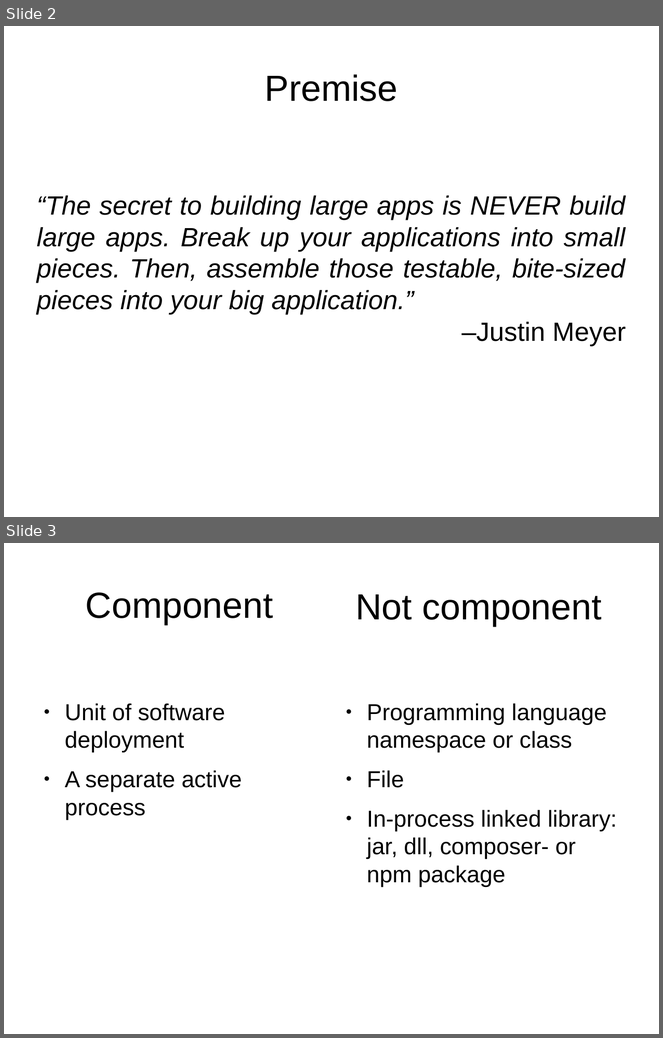
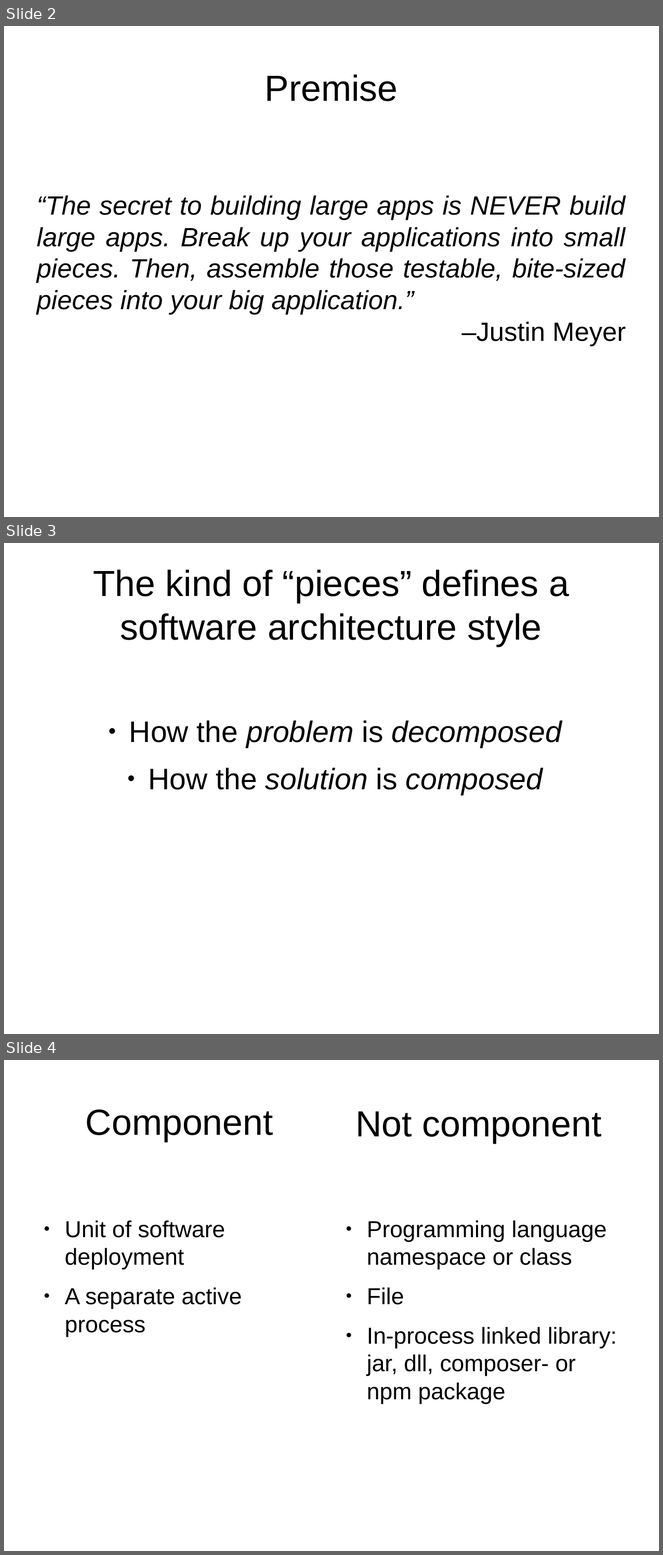
Before and after one commit to ikr/json-schema-for-http-apis, a slide deck: slides.odp. Shown one above the other, each under a label of ours: slides 2 and 3 before the commit, slides 2, 3 and 4 after it. The pictures are 663x1038 and 663x1555 pixels, drawn with LibreOffice and Linux fonts; fonts in the diff are those of the drawing. Boxes give left, top, right and bottom in pixels: in the first picture for what was removed or moved away, otherwise in the second. Text is boxed around its words. In the diff, an @@ line names an element or a change of style, - is before the commit and + after.

Commit message:
3 more slides

```diff
--- a/slides.odp
+++ b/slides.odp
@@ slide 3 added at bbox=[4, 543, 659, 1034], background #FFFFFF @@
@@ title added at bbox=[93, 570, 569, 646], 44 pt, text #000000 @@
+The kind of “pieces” defines a software architecture style
@@ text added at bbox=[129, 720, 562, 795], 36 pt, text #000000, italic @@
+● How the problem is decomposed
+● How the solution is composed
@@ what was slide 3 is now slide 4 @@
```
Also in this commit, not shown: 1 other slide added.
